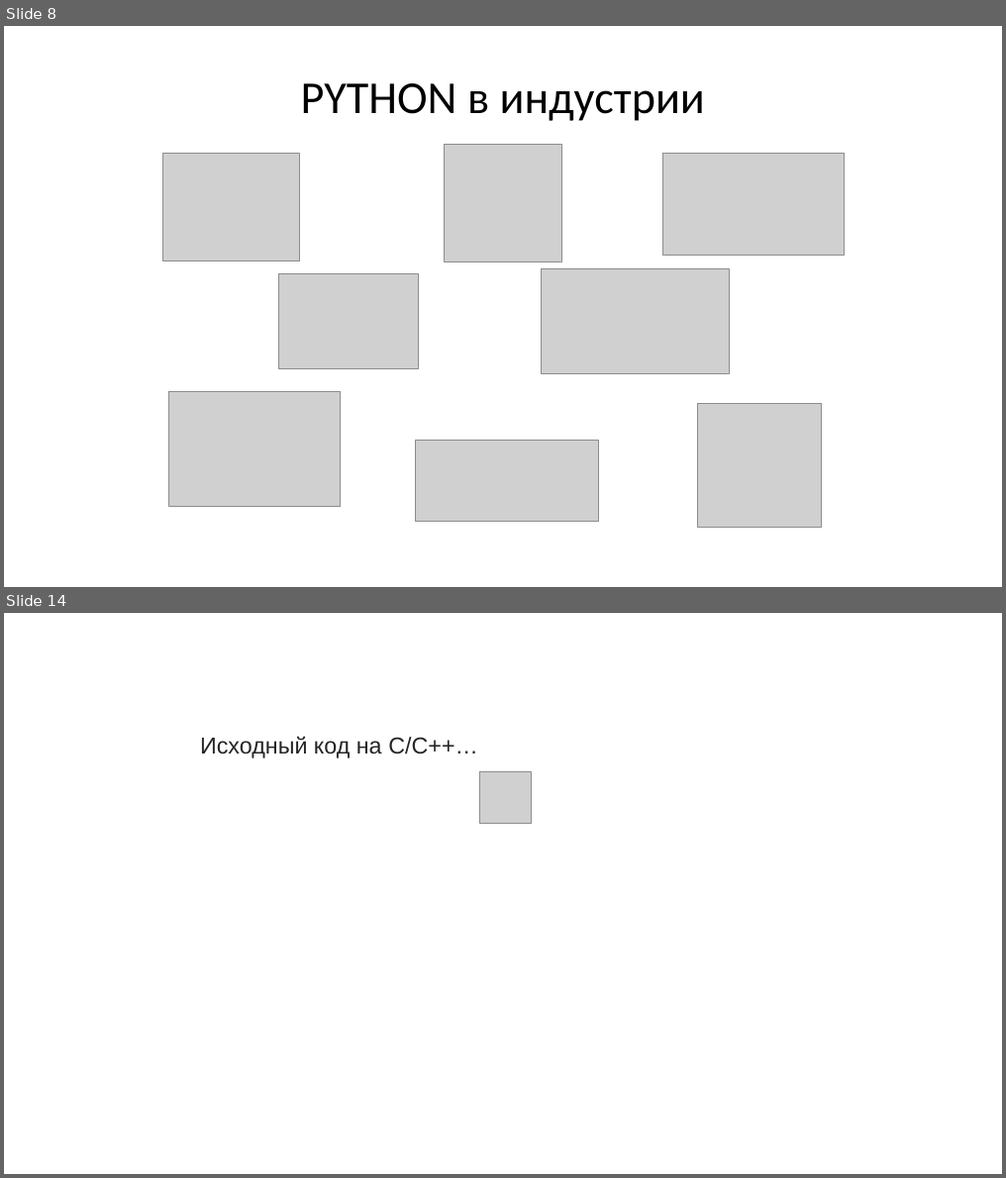
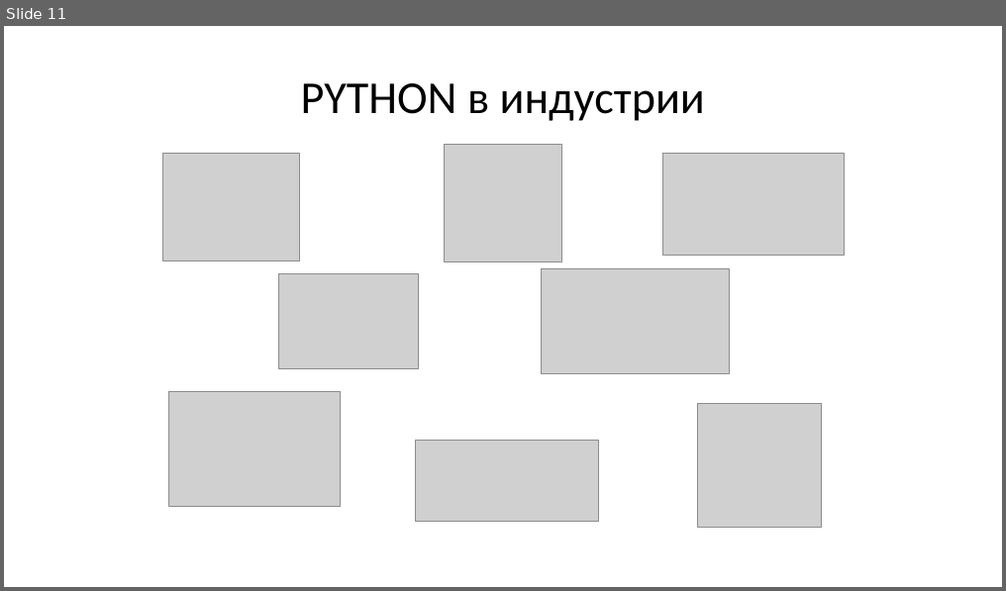
Before and after one commit to maxchv/LearnPython, a slide deck: webminar.pptx. Shown one above the other, each under a label of ours: slides 8 and 14 before the commit, slide 11 after it; the slides between them are not shown. The pictures are 1006x1178 and 1006x591 pixels, drawn with LibreOffice and Linux fonts; fonts in the diff are those of the drawing; grey boxes stand for pictures. Boxes give left, top, right and bottom in pixels: in the first picture for what was removed or moved away, otherwise in the second. Text is boxed around its words. In the diff, an @@ line names an element or a change of style, - is before the commit and + after.

```diff
--- a/webminar.pptx
+++ b/webminar.pptx
@@ slide 14 removed at (4,613,1002,1174), background #FFFFFF @@
@@ text removed at (200,736,478,759) @@
-Исходный код на C/C++…
@@ picture removed at (479,772,531,824) @@
@@ rectangle removed at (204,863,218,878) @@
@@ rectangle removed at (204,925,218,941) @@
@@ rectangle removed at (204,956,218,971) @@
@@ rectangle removed at (204,966,216,1000) @@
@@ what was slide 8 is now slide 11 @@
```
Also in this commit, not shown: 13 slides changed, 4 slides added, 11 other slides removed.
